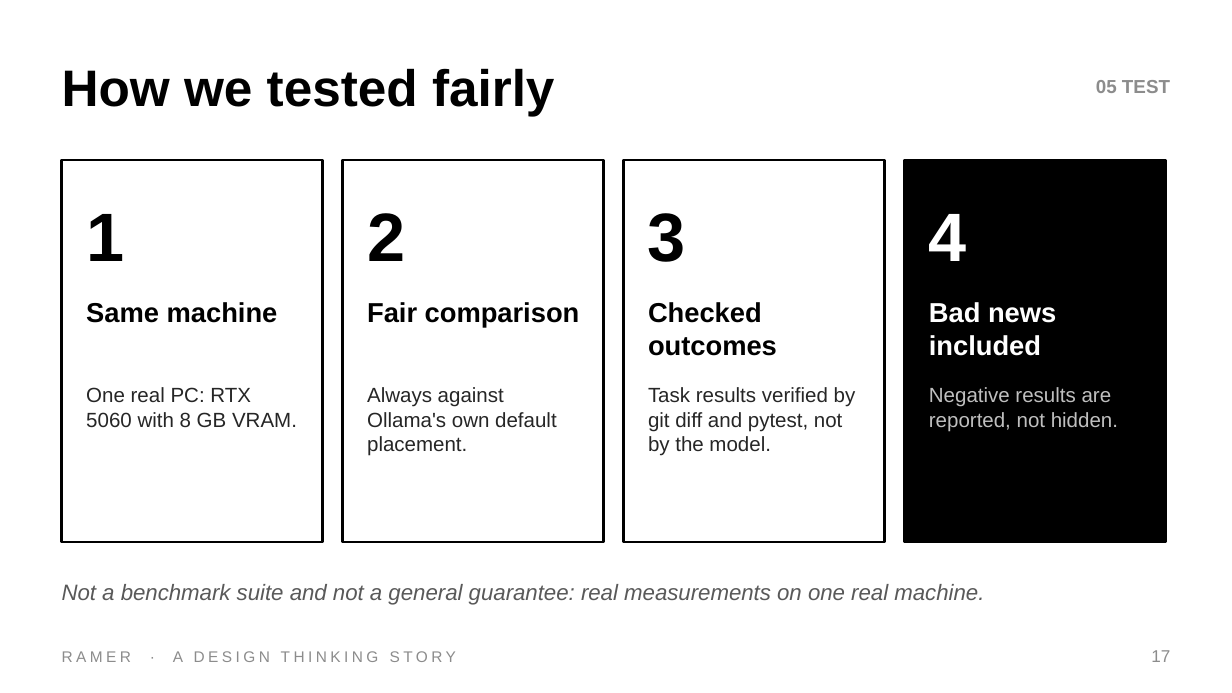
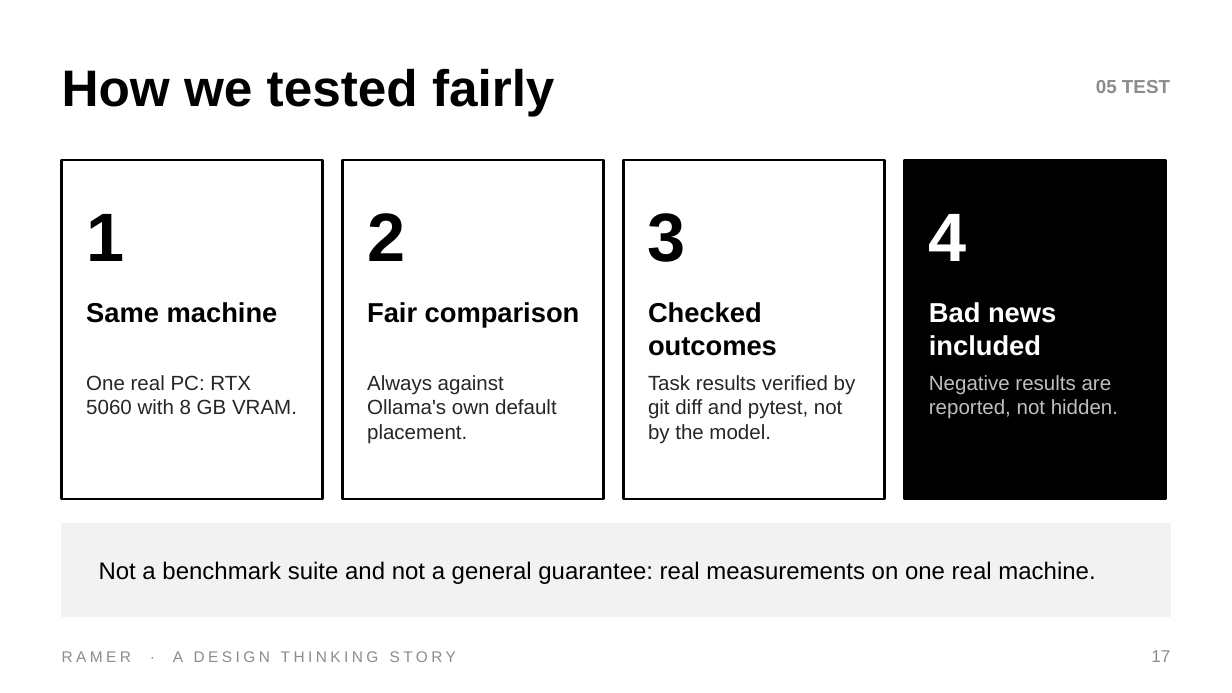
Before and after one commit to DrNeel11/tvarin, a slide deck: slide 17 of docs/Ramer_Design_Thinking.pptx. Drawn at 1232x693 pixels with LibreOffice and Linux fonts; fonts in the diff are those of the drawing. Boxes give left, top, right and bottom in pixels: in the first picture for what was removed or moved away, otherwise in the second. Text is boxed around its words. In the diff, an @@ line names an element or a change of style, - is before the commit and + after.

```diff
--- a/docs/Ramer_Design_Thinking.pptx
+++ b/docs/Ramer_Design_Thinking.pptx
@@ rectangle: place and size @@
-rectangle at (62, 160, 323, 542)
+rectangle at (62, 160, 323, 499)
@@ rectangle: place and size @@
-rectangle at (342, 160, 604, 542)
+rectangle at (342, 160, 604, 499)
@@ rectangle: place and size @@
-rectangle at (623, 160, 885, 542)
+rectangle at (623, 160, 885, 499)
@@ rectangle: place and size @@
-rectangle at (904, 160, 1165, 542)
+rectangle at (904, 160, 1165, 499)
@@ text "One real PC: RTX 5060 ...": place and size @@
-text "One real PC: RTX 5060 ..." at (86, 387, 297, 427)
+text "One real PC: RTX 5060 ..." at (86, 375, 297, 414)
@@ text "Always against Ollama's own default ...": place and size @@
-text "Always against Ollama's own default ..." at (367, 387, 556, 456)
+text "Always against Ollama's own default ..." at (367, 375, 556, 444)
@@ text "Task results verified by git ...": place and size @@
-text "Task results verified by git ..." at (648, 387, 856, 456)
+text "Task results verified by git ..." at (648, 375, 856, 444)
@@ text "Negative results are reported, not ...": place and size @@
-text "Negative results are reported, not ..." at (929, 387, 1118, 431)
+text "Negative results are reported, not ..." at (929, 375, 1118, 419)
@@ rectangle added at (62, 524, 1170, 616), fill #F2F2F2, outline #F2F2F2 1 pt @@
@@ text "Not a benchmark suite and ...": place and size @@
-text "Not a benchmark suite and ..." at (62, 584, 984, 605)
+text "Not a benchmark suite and ..." at (99, 561, 1095, 584)
@@ text "Not a benchmark suite and ..." at (99, 561, 1095, 584): size 13 to 14 pt, text colour #595959 to #000000, italic off @@
```
Also in this commit, not shown: 10 other slides changed.
